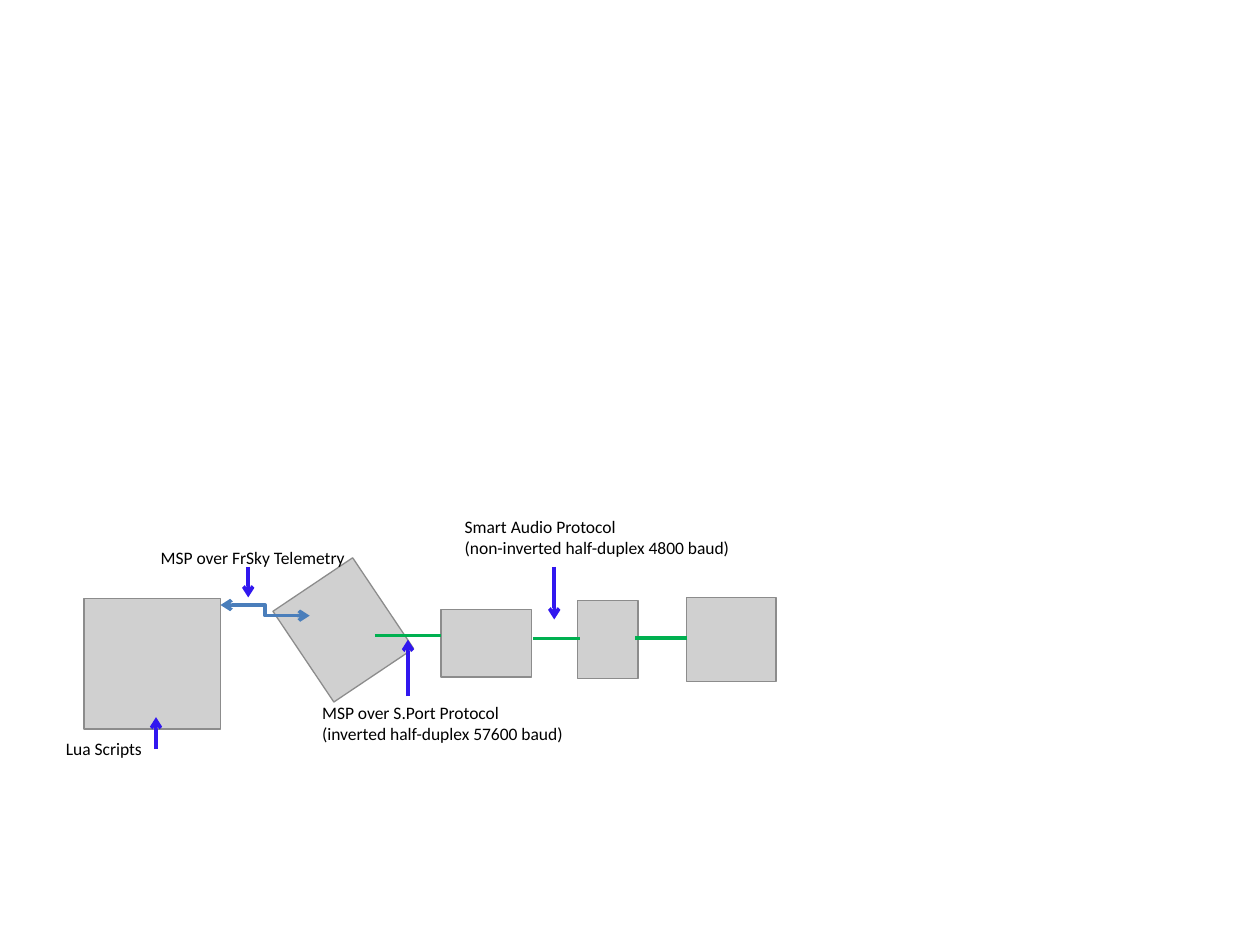
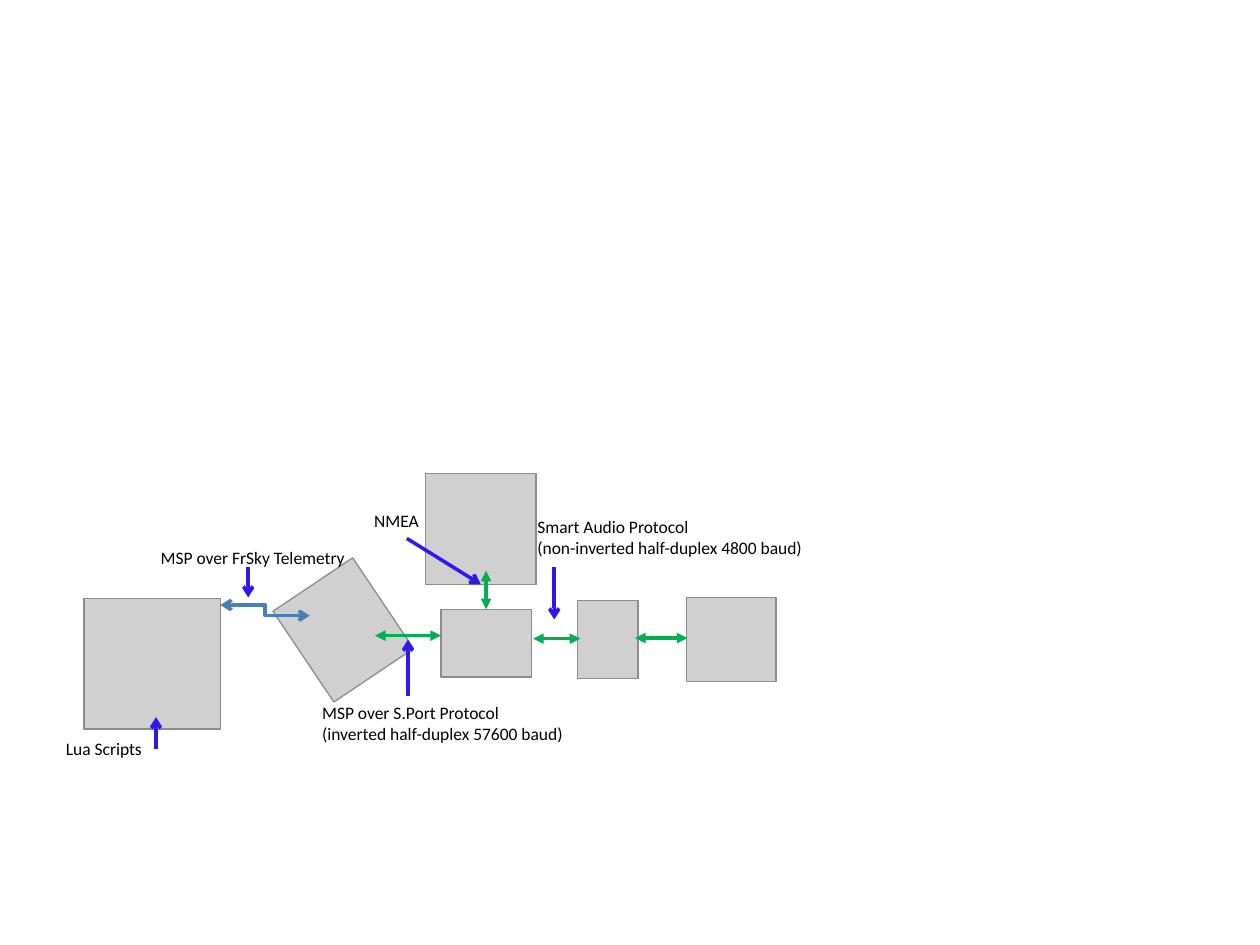
Before and after one commit to c-devine/AvrSmartAudio, a slide deck: slide 1 of assets/ppt/images-ppt.pptx. Drawn at 1260x945 pixels with LibreOffice and Linux fonts; fonts in the diff are those of the drawing; grey boxes stand for pictures. Boxes give left, top, right and bottom in pixels: in the first picture for what was removed or moved away, otherwise in the second. Text is boxed around its words. In the diff, an @@ line names an element or a change of style, - is before the commit and + after.

```diff
--- a/assets/ppt/images-ppt.pptx
+++ b/assets/ppt/images-ppt.pptx
@@ picture added at bbox=[426, 474, 537, 585] @@
@@ text added at bbox=[374, 515, 419, 527], 10 pt, text #000000 @@
+NMEA
@@ arrow added from (407, 538) to (481, 585), #3117EF 2 pt @@
@@ text "Smart Audio Protocol": place and size @@
-text "Smart Audio Protocol" at bbox=[465, 521, 729, 557]
+text "Smart Audio Protocol" at bbox=[537, 521, 802, 557]
@@ double arrow added from (486, 571) to (486, 610), #00B050 2 pt @@
@@ line (375, 635) - (441, 635): line to double arrow @@
@@ line (533, 639) - (581, 639): line to double arrow @@
@@ line (688, 638) - (635, 638): line to double arrow @@
```
Also in this commit, not shown: 1 other file.
